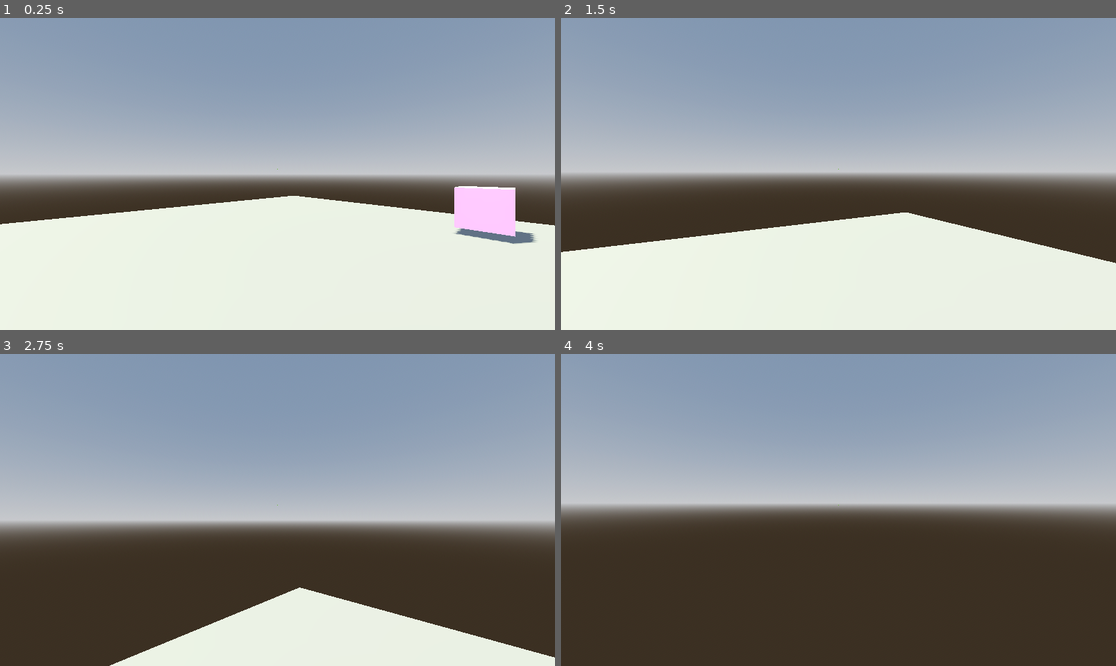
Above: before the commit, frames 1-4 (two rows, left to right).
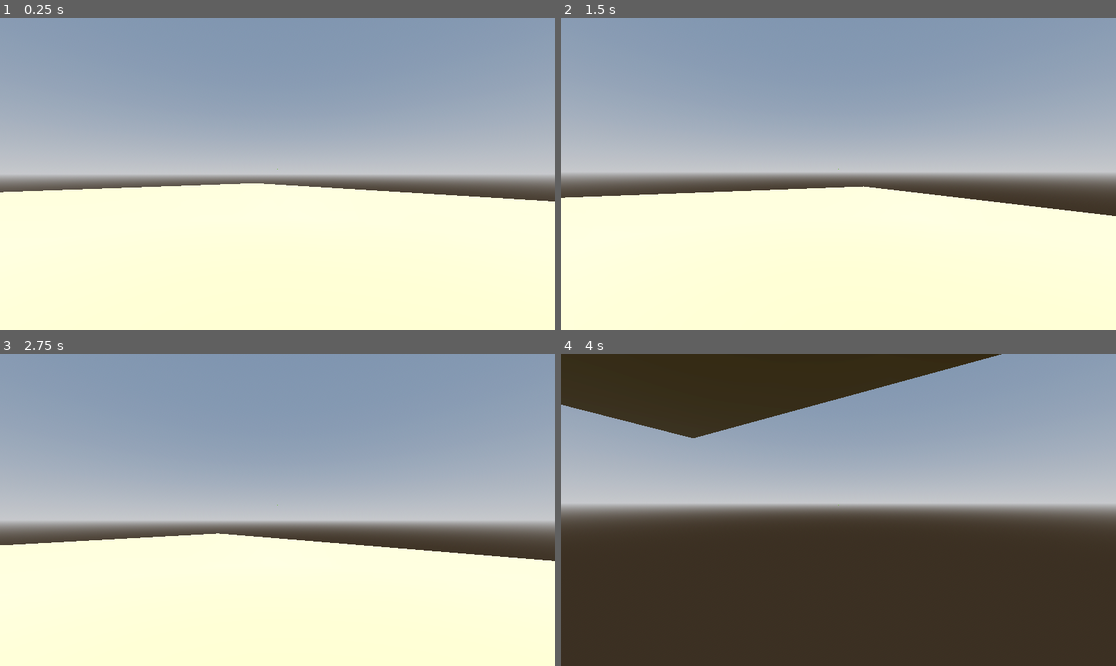
Above: after the commit, the same moments.

Repository: petegilb/cubicle
Game: Godot game, scene res://scenes/cubicle_game.tscn
Two runs of this game, one before a commit and one after it. Both use one fixed random seed, a clock stepped at 60 frames per second and the inputs below.
Inputs (mouse positions are in pixels of both pictures, inside the frame that each line leads up to):
- Up to frame 1 (0.25 s): no input
- Up to frame 2 (1.5 s): tap Enter at 0.5 s; move the mouse to (866, 174) at 0.52 s; hold Ctrl (action_crouch) 0.53-1.28 s; hold W (move_forward) from 0.53 s (still down); tap Space (action_jump) at 0.77 s; move the mouse to (810, 174) at 1.27 s; tap F (action_interact) at 1.35 s
- Up to frame 3 (2.75 s): keep holding W (move_forward); tap Space (action_jump) at 1.52 s; move the mouse to (288, 503) at 2.02 s; hold Shift (action_sprint) from 2.03 s (still down)
- Up to frame 4 (4 s): keep holding W (move_forward); move the mouse to (832, 516) at 2.77 s; release Shift (action_sprint) at 2.78 s; tap Ctrl (action_crouch) at 2.85 s; tap Space (action_jump) at 3.02, 3.77 s; move the mouse to (877, 513) at 3.52 s; tap F (action_interact) at 3.6 s

The runs differ from the first frame. In frame 1, 7.7% of the frame differs, in the area x 0-100%, y 53-73%; in frame 2, 12%; in frame 3, 28%, in the area x 0-100%, y 57-100%; in frame 4, 13%.

Commit message:
basic cubicle scene

Diff:
--- /dev/null
+++ b/assets/materials/CC29Palette.tres
@@ -0,0 +1,11 @@
+[gd_resource type="StandardMaterial3D" load_steps=2 format=3 uid="uid://cgwuhkc25ae6n"]
+
+[ext_resource type="Texture2D" uid="uid://cnta5exnwjg6k" path="res://assets/textures/cc-29-1x.png" id="1_1x8j3"]
+
+[resource]
+resource_name = "CC29Palette"
+cull_mode = 2
+vertex_color_use_as_albedo = true
+albedo_texture = ExtResource("1_1x8j3")
+roughness = 0.5
+texture_filter = 2
--- a/scenes/cubicle.tscn
+++ b/scenes/cubicle.tscn
@@ -1,6 +1,7 @@
-[gd_scene load_steps=12 format=3 uid="uid://c4nyunsu7oe3p"]
+[gd_scene load_steps=13 format=3 uid="uid://c4nyunsu7oe3p"]
 
 [ext_resource type="Script" path="res://scripts/Interactables/InteractableCube.gd" id="2_3a5o7"]
+[ext_resource type="PackedScene" uid="uid://cbqcaelekbdfk" path="res://scenes/cubicle_map_blendimport.tscn" id="2_h6b3l"]
 
 [sub_resource type="ProceduralSkyMaterial" id="ProceduralSkyMaterial_vf1d5"]
 sky_horizon_color = Color(0.64625, 0.65575, 0.67075, 1)
@@ -47,6 +48,7 @@
 shadow_enabled = true
 
 [node name="Floor" type="MeshInstance3D" parent="."]
+visible = false
 mesh = SubResource("PlaneMesh_34edg")
 
 [node name="StaticBody3D" type="StaticBody3D" parent="Floor"]
@@ -73,3 +75,5 @@
 
 [node name="CollisionShape3D" type="CollisionShape3D" parent="InteractableCube/StaticBody3D"]
 shape = SubResource("ConcavePolygonShape3D_wmdpq")
+
+[node name="cubicle_map" parent="." instance=ExtResource("2_h6b3l")]
--- a/scenes/cubicle_game.tscn
+++ b/scenes/cubicle_game.tscn
@@ -1,15 +1,17 @@
-[gd_scene load_steps=4 format=3 uid="uid://dfyvc2o6x370e"]
+[gd_scene load_steps=5 format=3 uid="uid://dfyvc2o6x370e"]
 
+[ext_resource type="Script" path="res://scripts/main.gd" id="1_3gw8r"]
 [ext_resource type="PackedScene" uid="uid://c4nyunsu7oe3p" path="res://scenes/cubicle.tscn" id="1_iimd0"]
 [ext_resource type="PackedScene" uid="uid://bypxi1ltyioh6" path="res://scenes/fp_player.tscn" id="2_rx6hw"]
 [ext_resource type="PackedScene" uid="uid://fe76834oblku" path="res://scenes/ui.tscn" id="3_qm3aj"]
 
 [node name="CubicleGame" type="Node3D"]
+script = ExtResource("1_3gw8r")
 
 [node name="CubicleMap" parent="." instance=ExtResource("1_iimd0")]
 
 [node name="fp_player" parent="." instance=ExtResource("2_rx6hw")]
-transform = Transform3D(-0.648186, 0, -0.761482, 0, 1, 0, 0.761482, 0, -0.648186, 0, 1, 0)
+transform = Transform3D(-0.648186, 0, -0.761482, 0, 1, 0, 0.761482, 0, -0.648186, 2.58469, 1, 0.844279)
 
 [node name="UI" parent="." instance=ExtResource("3_qm3aj")]
 
--- /dev/null
+++ b/scenes/cubicle_map_blendimport.tscn
@@ -0,0 +1,5 @@
+[gd_scene load_steps=2 format=3 uid="uid://cbqcaelekbdfk"]
+
+[ext_resource type="PackedScene" uid="uid://bygmnf6ddp7c2" path="res://assets/cubicle_map.glb" id="1_6v7nf"]
+
+[node name="cubicle_map" instance=ExtResource("1_6v7nf")]
--- /dev/null
+++ b/scripts/main.gd
@@ -0,0 +1,11 @@
+extends Node3D
+class_name CubicleMain
+
+func _ready():
+	# Temporary limit to 60 fps to stop physics jitter
+	Engine.max_fps = 60
+	print('The game has begun!')
+	start_game()
+
+func start_game():
+	pass
Binary file added: assets/cubicle_map.glb
Not shown, added: assets/cubicle_map.glb.import
Binary file added: assets/textures/cc-29-1x.png
Not shown, added: assets/textures/cc-29-1x.png.import
